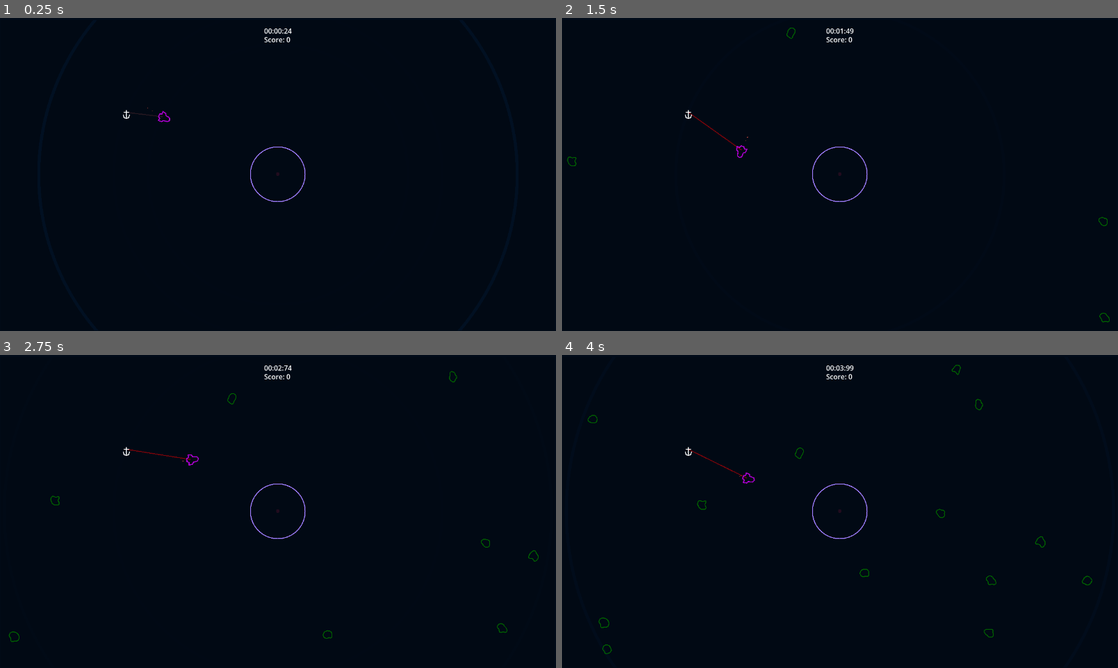
Above: before the commit, frames 1-4 (two rows, left to right).
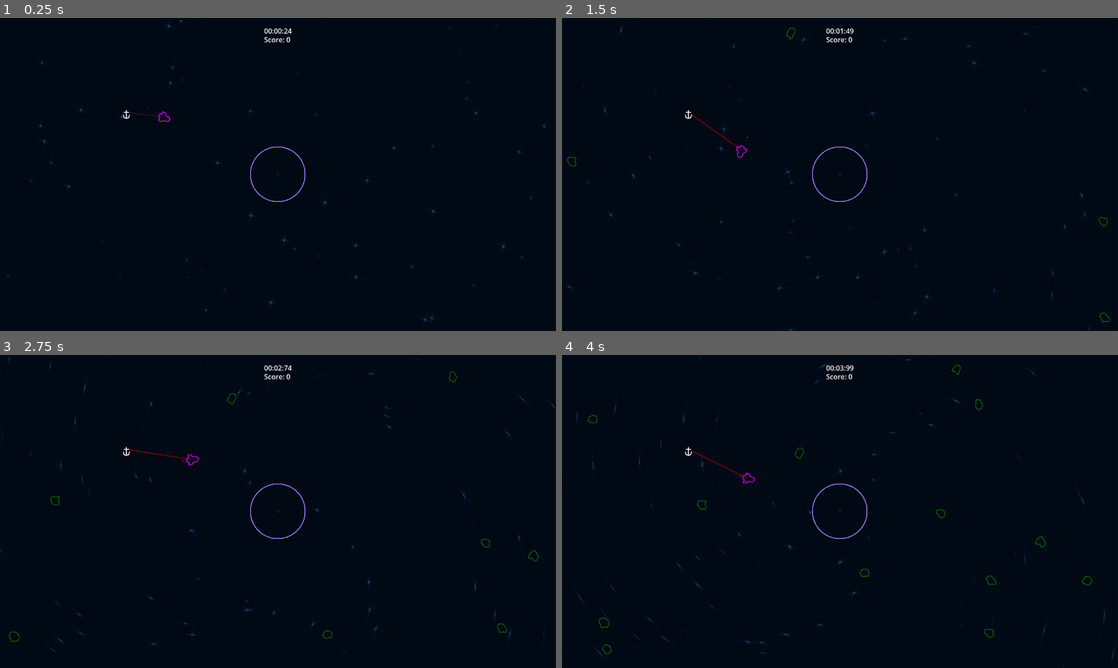
Above: after the commit, the same moments.

Repository: ArjanBroos/GMTK-2025
Game: Godot game, scene res://levels/main_level.tscn
The game is run twice, just before and just after one commit, with the same random seed, the same clock (stepped at 60 frames per second) and the same inputs. Sound files missing from this copy of the repository are replaced by a short silence.
Inputs (mouse positions are in pixels of both pictures, inside the frame that each line leads up to):
- Up to frame 1 (0.25 s): no input
- Up to frame 2 (1.5 s): move the mouse to (962, 158) at 0.52 s; tap Space at 0.77 s; move the mouse to (728, 190) at 1.27 s
- Up to frame 3 (2.75 s): tap Space at 1.52 s; move the mouse to (333, 442) at 2.02 s
- Up to frame 4 (4 s): move the mouse to (812, 574) at 2.77 s; tap Space at 3.02, 3.77 s; move the mouse to (1006, 558) at 3.52 s

The runs differ from the first frame. In frame 1, 0.2% of the frame differs, in the area x 1-99%, y 0-98%; in frame 2, 0.2%; in frame 3, 0.2%; in frame 4, 0.2%, in the area x 2-100%, y 0-99%.

Commit message:
improved swirly

Diff:
--- a/background/galaxy_shader.gdshader
+++ b/background/galaxy_shader.gdshader
@@ -1,8 +1,8 @@
 shader_type canvas_item;
 
 uniform vec3 star_color = vec3(0.0, 0.1, 0.2);
-uniform float scale = 100.0;
-uniform float rot_speed = 0.1;
+uniform float scale = 150.0;
+uniform float rot_speed = -0.1;
 uniform float alpha = 0.2;
 uniform float shine = 2.0;
 
@@ -44,8 +44,9 @@
 	uv.x /= aspect_ratio;
 
 	// Center it
-	vec2 st = (uv - vec2(0.5 / aspect_ratio, 0.5));
-  	st *= scale;
+	vec2 st_unscaled = (uv - vec2(0.5 / aspect_ratio, 0.5));
+	vec2 st = st_unscaled * scale;
+	float norm_dist = length(st_unscaled);
 
 	// Star effect
 	vec3 color;
@@ -56,12 +57,12 @@
 
 	  	// Per-star angular velocity based on random seed and distance
 	  	float starRand = rand(floor(st));
-	  	float rotSpeed = rot_speed * (0.1 + 0.5 * starRand);
-	  	float distFactor = smoothstep(0.1, 0.1, r);
-	  	float theta = TIME * rotSpeed * distFactor;
+	  	float distFactor = mix(0.5, 1.5, norm_dist);
+		float rotSpeed = rot_speed * distFactor;
+	  	float theta = TIME * distFactor;
 
 	  	// Spiral by rotating position
-	  	angle += theta;
+	  	angle -= theta;
 
 	  	// New UV after spiral rotation
 	  	st = r * vec2(cos(angle), sin(angle));
